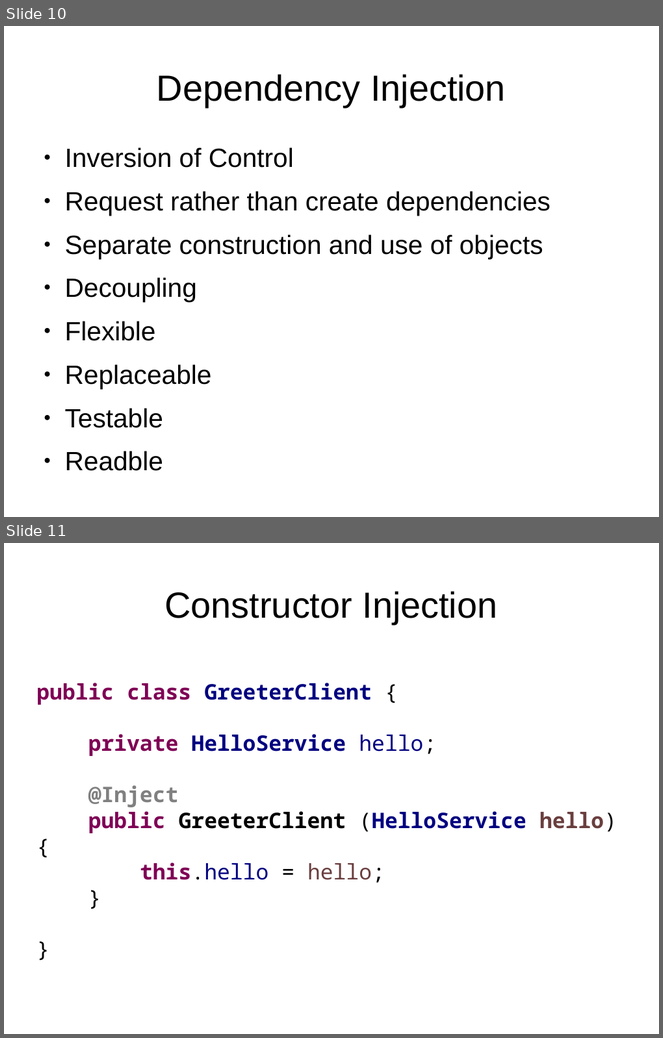
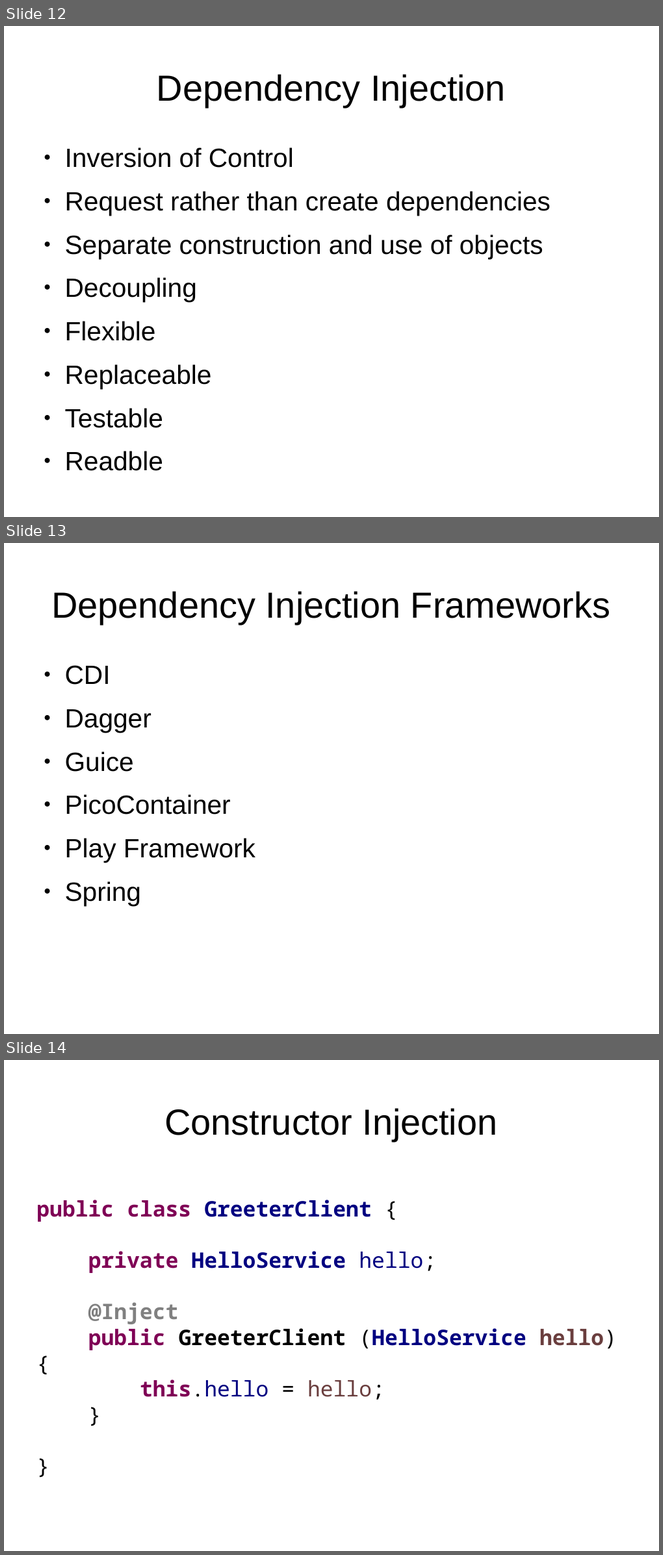
Before and after one commit to FrigoCoder/CDI, a slide deck: CDI.odp. Shown one above the other, each under a label of ours: slides 10 and 11 before the commit, slides 12, 13 and 14 after it. The pictures are 663x1038 and 663x1555 pixels, drawn with LibreOffice and Linux fonts; fonts in the diff are those of the drawing. Boxes give left, top, right and bottom in pixels: in the first picture for what was removed or moved away, otherwise in the second. Text is boxed around its words. In the diff, an @@ line names an element or a change of style, - is before the commit and + after.

```diff
--- a/CDI.odp
+++ b/CDI.odp
@@ slide 13 added at (x1=4, y1=543, x2=659, y2=1034), background #FFFFFF @@
@@ title added at (x1=51, y1=591, x2=610, y2=624), 44 pt, text #000000 @@
+Dependency Injection Frameworks
@@ text added at (x1=65, y1=665, x2=256, y2=906), 32 pt, text #000000 @@
+● CDI
+● Dagger
+● Guice
+● PicoContainer
+● Play Framework
+● Spring
@@ what was slide 10 is now slide 12 @@
@@ what was slide 11 is now slide 14 @@
```
Also in this commit, not shown: 2 slides changed, 6 other slides added, 2 slides removed, 5 other files.
